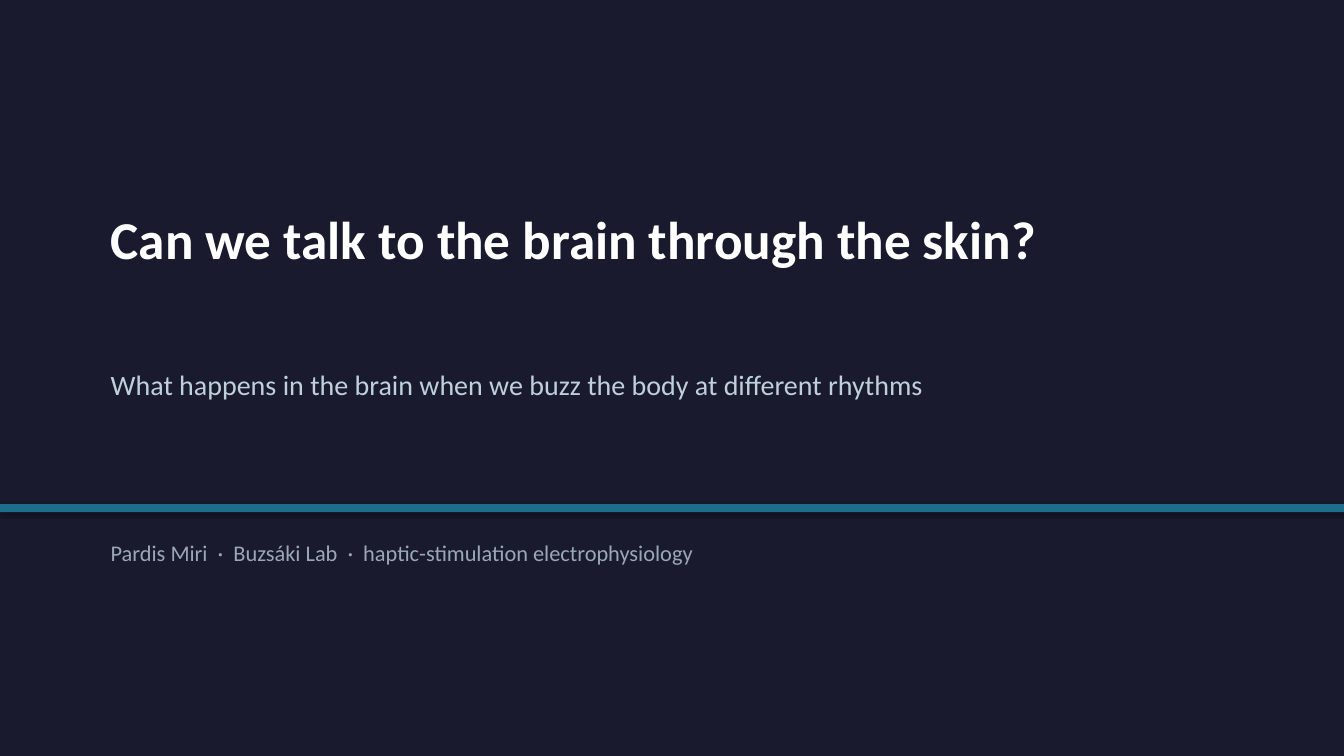
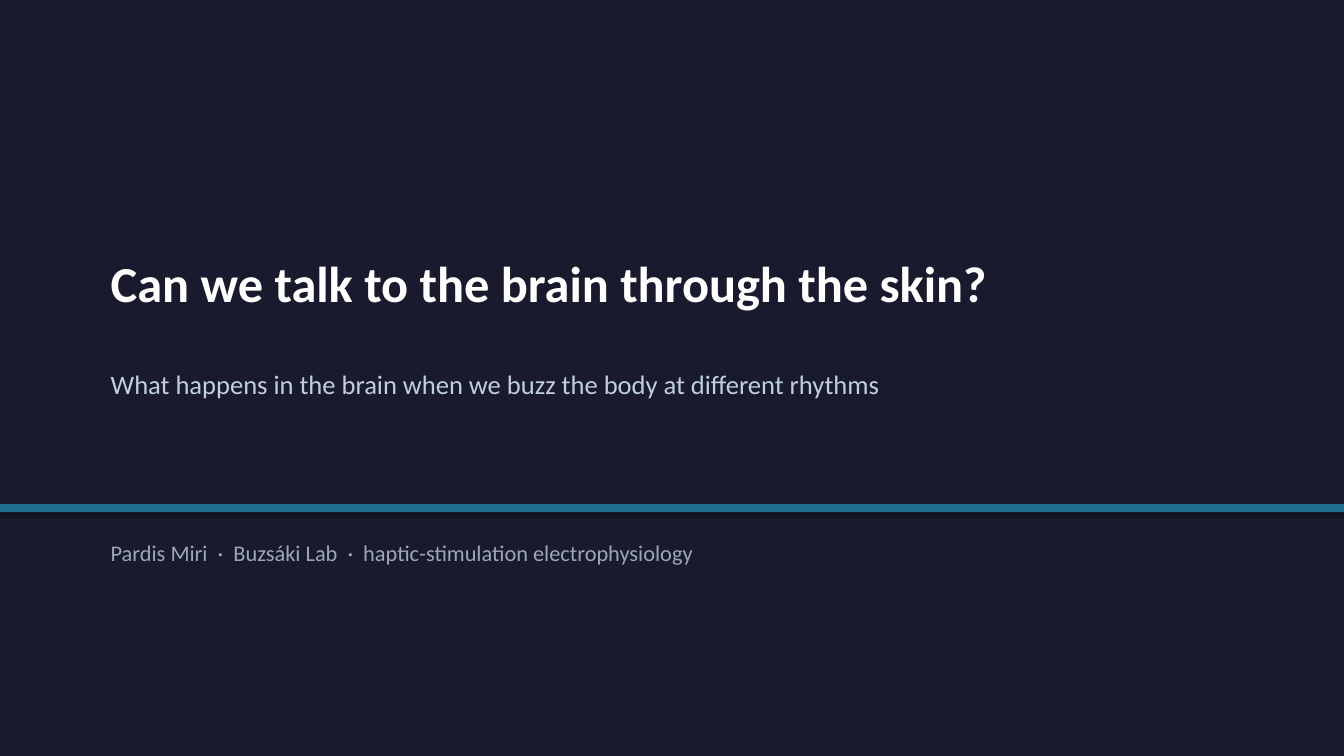
Before and after one commit to wehabit/hpaticmousebuzsakilab, a slide deck: slide 1 of presentation/haptic_brain_talk.pptx. Drawn at 1344x756 pixels with LibreOffice and Linux fonts; fonts in the diff are those of the drawing. Boxes give left, top, right and bottom in pixels: in the first picture for what was removed or moved away, otherwise in the second. Text is boxed around its words. In the diff, an @@ line names an element or a change of style, - is before the commit and + after.

```diff
--- a/presentation/haptic_brain_talk.pptx
+++ b/presentation/haptic_brain_talk.pptx
@@ text "Can we talk to the ..." at (111, 266, 987, 311): size 38 to 36 pt; vertical alignment top to middle @@
@@ text "What happens in the brain ..." at (111, 375, 879, 399): size 20 to 19 pt @@
```
Also in this commit, not shown: 7 other slides changed, 3 other files.
